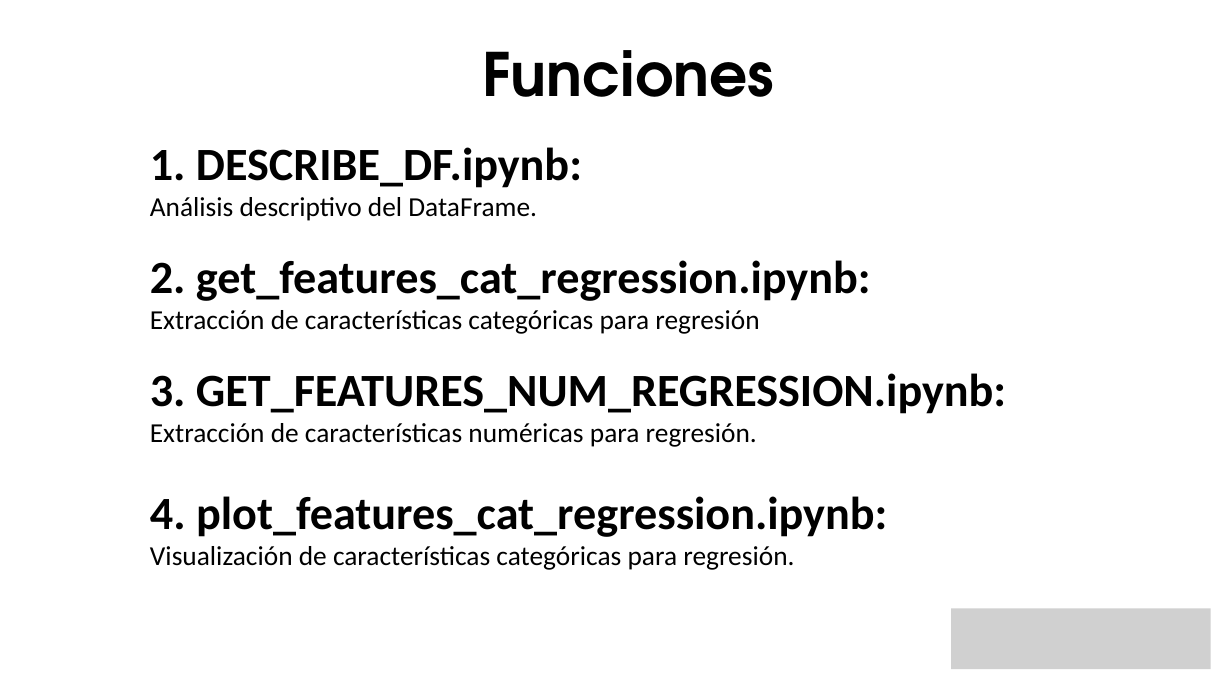
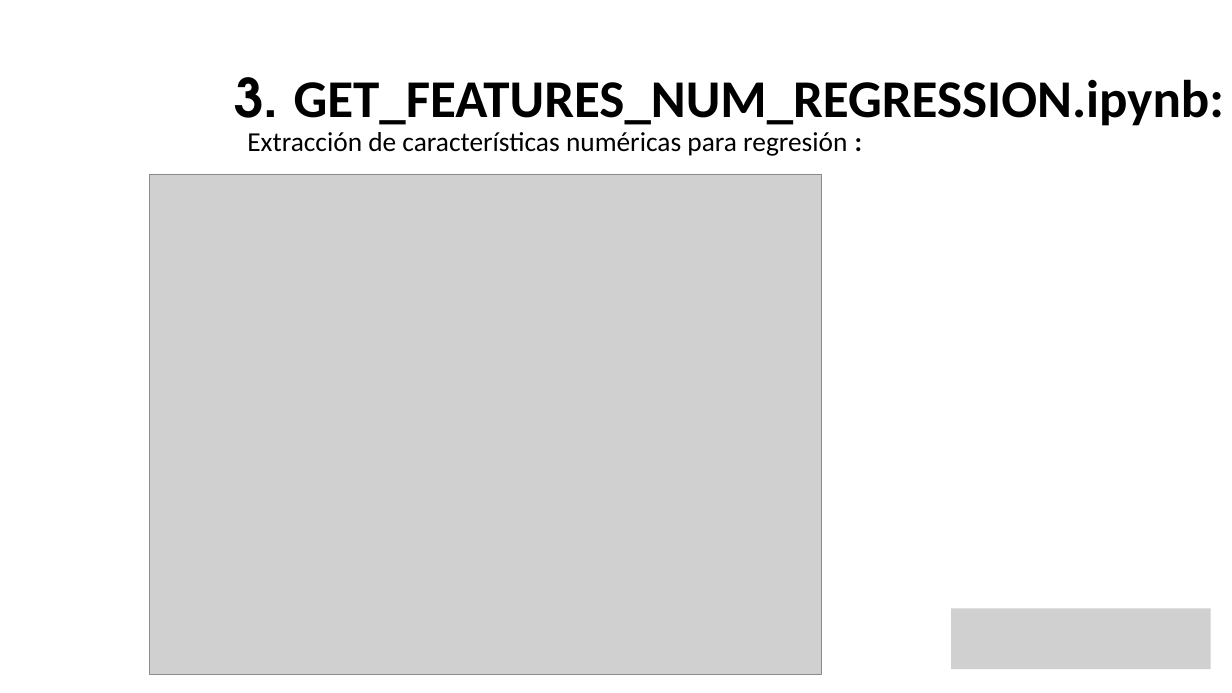
Before and after one commit to apvwbm/Team-Challenge---Lost-in-ML, a slide deck: slide 10 of Team Lost in ML.pptx (slide 4 before the commit). Drawn at 1232x693 pixels with LibreOffice and Linux fonts; fonts in the diff are those of the drawing; grey boxes stand for pictures; background and template pictures are left out. Boxes give left, top, right and bottom in pixels: in the first picture for what was removed or moved away, otherwise in the second. Text is boxed around its words. In the diff, an @@ line names an element or a change of style, - is before the commit and + after.

```diff
--- a/Team Lost in ML.pptx
+++ b/Team Lost in ML.pptx
@@ text "3. GET_FEATURES_NUM_REGRESSION.ipynb:" moved from (x1=150, y1=373, x2=1006, y2=447) to (x1=234, y1=77, x2=1224, y2=139) @@
@@ text "3. GET_FEATURES_NUM_REGRESSION.ipynb:" at (x1=234, y1=77, x2=1224, y2=139): size 54 to 62 pt; font Calibri to TeX Gyre Adventor in "3."; alignment left to centre; line spacing 1 to 98pt @@
@@ text removed at (x1=483, y1=50, x2=774, y2=97) @@
-Funciones
@@ text removed at (x1=150, y1=147, x2=582, y2=221) @@
-1. DESCRIBE_DF.ipynb:
-Análisis descriptivo del DataFrame.
@@ text added at (x1=247, y1=132, x2=847, y2=156), 32 pt, text #000000 @@
+Extracción de características numéricas para regresión :
@@ picture added at (x1=150, y1=174, x2=822, y2=674) @@
@@ text removed at (x1=150, y1=260, x2=871, y2=334) @@
-2. get_features_cat_regression.ipynb:
-Extracción de características categóricas para regresión
@@ text at (x1=150, y1=423, x2=757, y2=447): paragraph removed @@
-Extracción de características numéricas para regresión.
@@ text removed at (x1=150, y1=496, x2=887, y2=570) @@
-4. plot_features_cat_regression.ipynb:
-Visualización de características categóricas para regresión.
```
Also in this commit, not shown: 3 other slides changed, 11 slides added.
